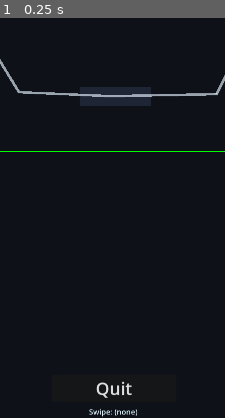
Above: before the commit, frame 1.
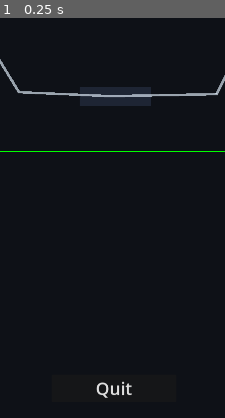
Above: after the commit, the same moment.

Repository: CodingKitts/Rush-The-Pile
Game: Godot game, scene res://scenes/PathFlowDemo.tscn
The game is run twice, just before and just after one commit, with the same random seed, the same clock (stepped at 60 frames per second) and the same inputs.
Inputs:
- Up to frame 1 (0.25 s): no input
The pictures show only the part of the screen within x 25-75%, y 50-100%; the shares and areas given below are measured in that part.

The runs differ from the first frame. In frame 1, 0.2% of the frame differs, in the area x 39-61%, y 97-100%.

Commit message:
Removed old swipe detection label. The popups are the preferred solution

Diff:
--- a/godot/scripts/PathFlowDemo.gd
+++ b/godot/scripts/PathFlowDemo.gd
@@ -8,6 +8,7 @@
 @onready var _path: Path2D = $World/Path
 @onready var _detector: Node2D = $World/Path/DetectionBlock
 @onready var _popup_label: Label = $World/CenterPopup
+@onready var _block: Node = $World/Path/BlockFollow
 @onready var _btn_speed_up: Button = $UI/UIRoot/SpeedControls/IncreaseSpeedButton
 @onready var _btn_speed_down: Button = $UI/UIRoot/SpeedControls/DecreaseSpeedButton
 @onready var _btn_arrow_up: Button = $UI/UIRoot/DPad/ArrowUpButton
@@ -25,8 +26,7 @@
 @onready var _audio: AudioManager = $Audio
 @onready var _green_line: ColorRect = $UI/OneThirdLine
 
-# Runtime-added debug label to show last swipe direction
-var _swipe_debug_label: Label
+## Swipe indicator debug label removed per request — popups remain for feedback
 
 # Simple swipe tracking
 var _swipe_active: bool = false
@@ -93,26 +93,7 @@
 		if not _path.curve.changed.is_connected(_on_curve_changed):
 			_path.curve.changed.connect(_on_curve_changed)
 
-	# Add a small on-screen debug label for swipe direction (bottom center)
-	_swipe_debug_label = Label.new()
-	_swipe_debug_label.name = "SwipeDebugLabel"
-	_swipe_debug_label.text = "Swipe: (none)"
-	_swipe_debug_label.horizontal_alignment = HORIZONTAL_ALIGNMENT_CENTER
-	_swipe_debug_label.vertical_alignment = VERTICAL_ALIGNMENT_BOTTOM
-	_swipe_debug_label.add_theme_color_override("font_color", Color(0.85, 0.95, 1.0))
-	_swipe_debug_label.add_theme_color_override("font_outline_color", Color.BLACK)
-	_swipe_debug_label.add_theme_constant_override("outline_size", 2)
-	_swipe_debug_label.add_theme_font_size_override("font_size", 18)
-	# Place within the UI canvas so it remains in screen space
-	var ui := $UI
-	if ui and ui is CanvasLayer:
-		ui.add_child(_swipe_debug_label)
-		# Center bottom margins
-		_swipe_debug_label.position = Vector2(get_viewport_rect().size.x * 0.5 - 60, get_viewport_rect().size.y - 28)
-		# Update position on resize
-		get_viewport().size_changed.connect(func():
-			_swipe_debug_label.position = Vector2(get_viewport_rect().size.x * 0.5 - 60, get_viewport_rect().size.y - 28)
-		)
+	# Swipe debug label removed; using center popups only
 
 func _on_quit_pressed() -> void:
 	# Close the application when Quit button is pressed
@@ -162,6 +143,20 @@
 					_reset_swipe()
 			return
 
+	# Right Arrow (keyboard/gamepad) should toggle the moving block direction — same as on-screen Right button
+	if event is InputEventKey and event.pressed and not event.echo:
+		if event.keycode == Key.KEY_RIGHT:
+			if _block and _block.has_method("toggle_direction"):
+				_block.toggle_direction()
+			get_viewport().set_input_as_handled()
+			return
+	elif event is InputEventJoypadButton and event.pressed:
+		if event.button_index == JOY_BUTTON_DPAD_RIGHT:
+			if _block and _block.has_method("toggle_direction"):
+				_block.toggle_direction()
+			get_viewport().set_input_as_handled()
+			return
+
 	# The following actions should respect remaining attempts
 	if _attempts_left <= 0:
 		return
@@ -218,10 +213,13 @@
 			dir_text = "Down"
 		else:
 			dir_text = "Up"
-	# Debug output to console and on-screen
+
+	# Invoke gameplay for swipe-right: same as pressing the Right Arrow button
+	if dir_text == "Right":
+		if _block and _block.has_method("toggle_direction"):
+			_block.toggle_direction()
+	# Debug output to console
 	print("Swipe:", dir_text)
-	if _swipe_debug_label:
-		_swipe_debug_label.text = "Swipe: %s" % dir_text
 
 	# Show the swipe direction in the center of the path for ~1.5 seconds
 	_show_swipe_popup(dir_text)
